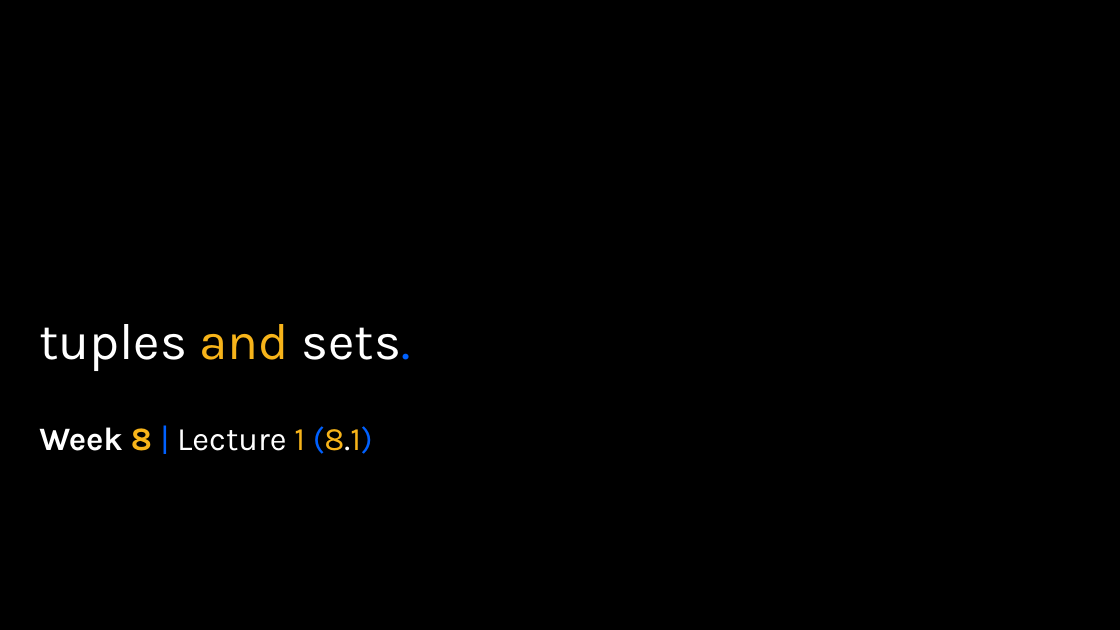
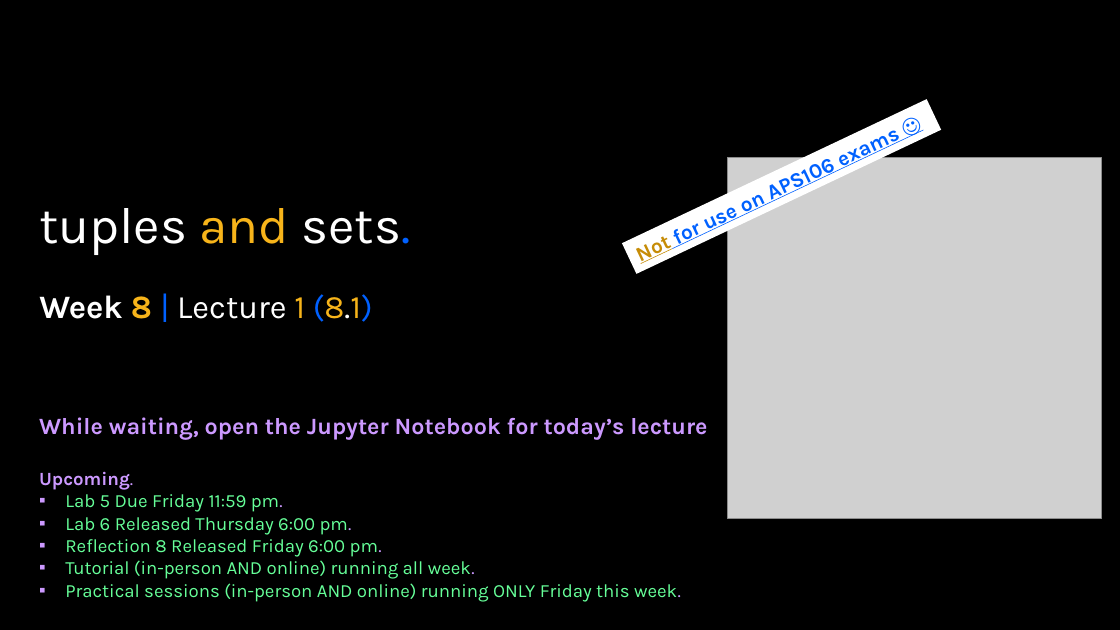
Before and after one commit to APS106/APS106-winter-2025-kinsella-goodfellow, a slide deck: slide 1 of lectures/week8/lecture1/slides/week8_lecture1.pptx. Drawn at 1120x630 pixels with LibreOffice and Linux fonts; fonts in the diff are those of the drawing; grey boxes stand for pictures; background and template pictures are left out. Boxes give left, top, right and bottom in pixels: in the first picture for what was removed or moved away, otherwise in the second. Text is boxed around its words. In the diff, an @@ line names an element or a change of style, - is before the commit and + after.

Commit message:
week8_lecture1

```diff
--- a/lectures/week8/lecture1/slides/week8_lecture1.pptx
+++ b/lectures/week8/lecture1/slides/week8_lecture1.pptx
@@ rectangle added at (622, 99, 941, 274), fill #FFFFFF, 18 pt, text #0061FF, bold, underline @@
+Not for use on APS106 exams ☺
@@ picture added at (728, 158, 1102, 518) @@
@@ title "tuples and sets.": place and size @@
-title "tuples and sets." at (39, 324, 411, 371)
+title "tuples and sets." at (39, 208, 411, 255)
@@ subtitle "Week 8 | Lecture 1 ...": place and size @@
-subtitle "Week 8 | Lecture 1 ..." at (39, 426, 373, 454)
+subtitle "Week 8 | Lecture 1 ..." at (39, 294, 373, 322)
@@ text added at (39, 417, 707, 602), 16 pt, text #66FF99 @@
+While waiting, open the Jupyter Notebook for today’s lecture
+Upcoming.
+▪ Lab 5 Due Friday 11:59 pm.
+▪ Lab 6 Released Thursday 6:00 pm.
+▪ Reflection 8 Released Friday 6:00 pm.
+▪ Tutorial (in-person AND online) running all week.
+▪ Practical sessions (in-person AND online) running ONLY Friday this week.
```
Also in this commit, not shown: 2 other slides changed, 3 other files.
